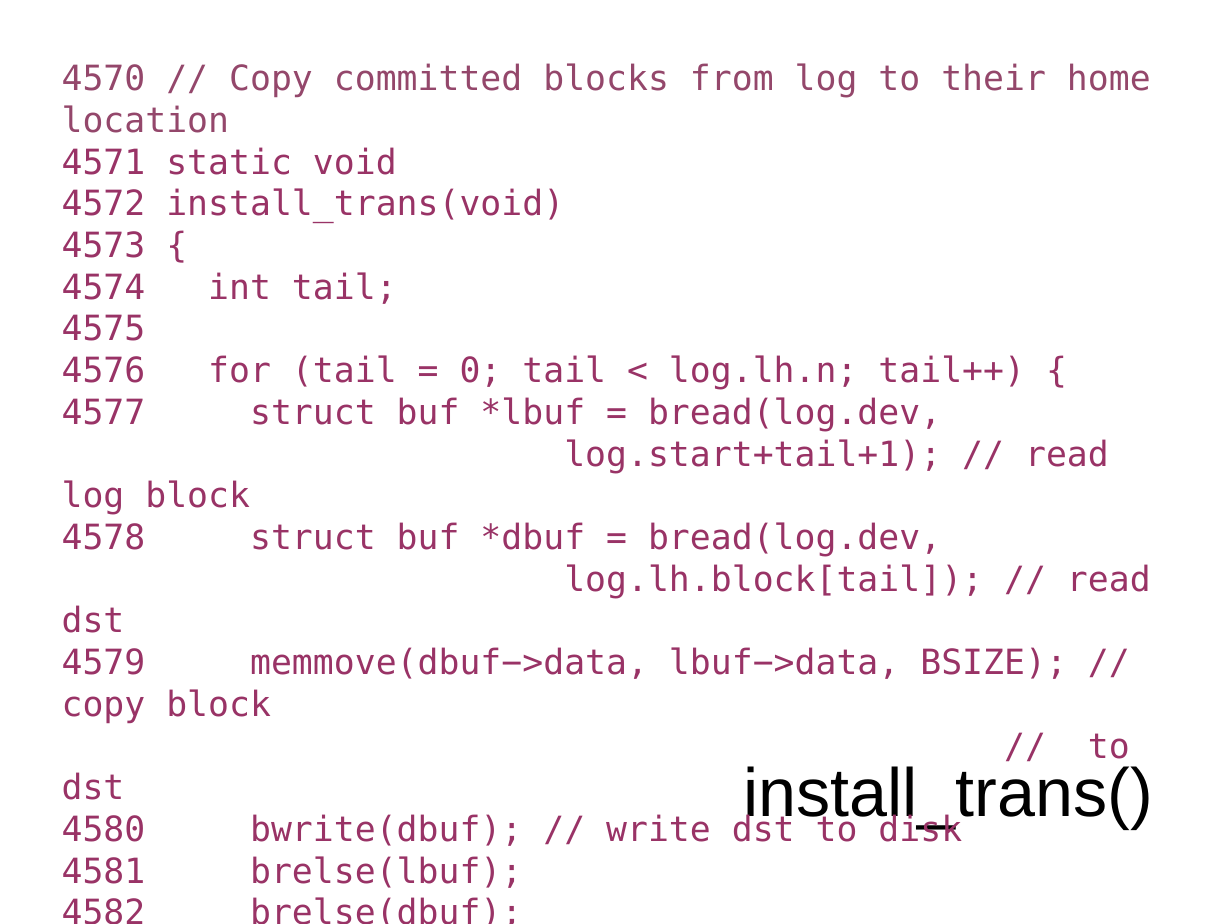
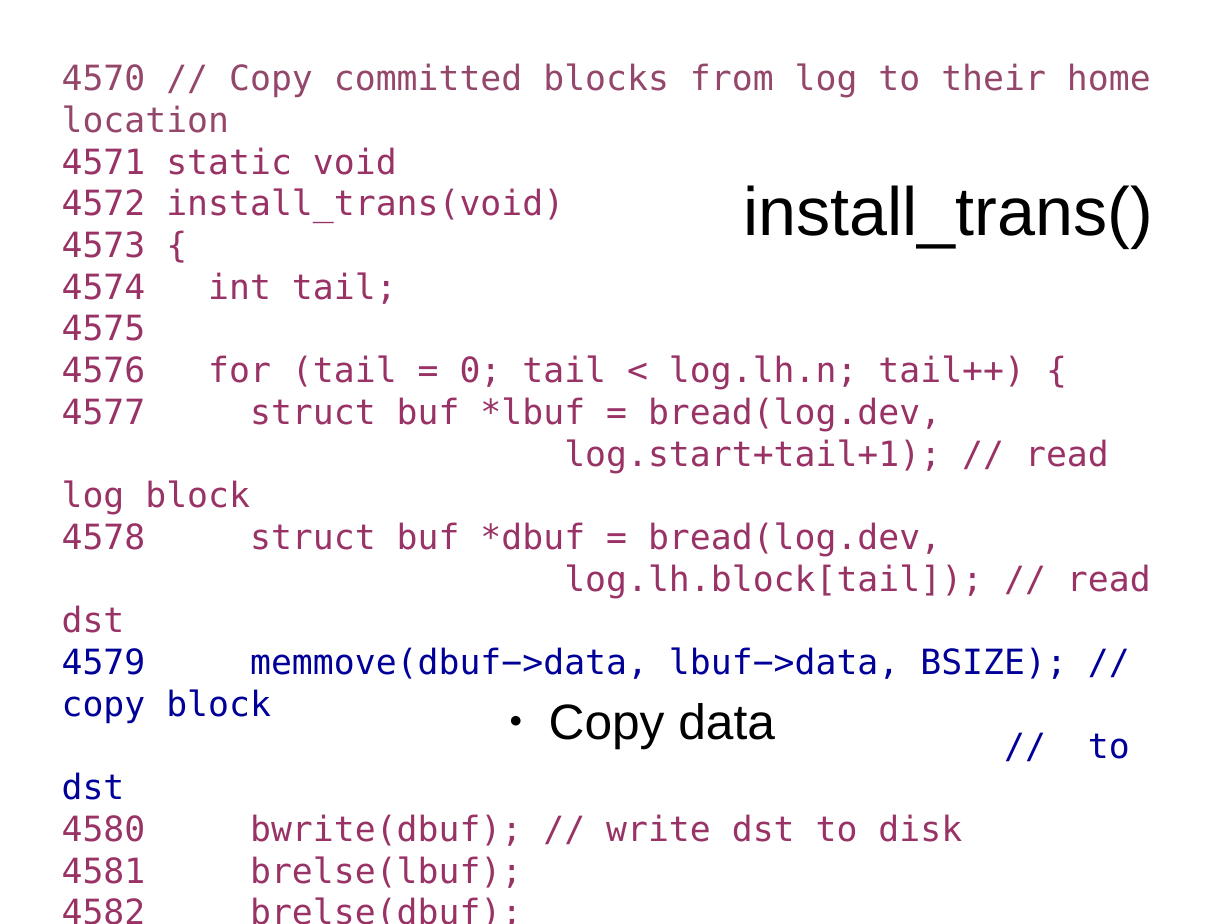
Before and after one commit to antonburtsev/cs5460, a slide deck: slide 64 of lectures/lecture16-file-system/lecture16-file-system.odp (slide 51 before the commit). Drawn at 1232x924 pixels with LibreOffice and Linux fonts; fonts in the diff are those of the drawing. Boxes give left, top, right and bottom in pixels: in the first picture for what was removed or moved away, otherwise in the second. Text is boxed around its words. In the diff, an @@ line names an element or a change of style, - is before the commit and + after.

```diff
--- a/lectures/lecture16-file-system/lecture16-file-system.odp
+++ b/lectures/lecture16-file-system/lecture16-file-system.odp
@@ title "install_trans()": place and size @@
-title "install_trans()" at <box>743,766,1153,829</box>
+title "install_trans()" at <box>743,185,1153,248</box>
@@ text at <box>62,647,1130,800</box>: text colour #993366 to #000099 in "4579 memmove(dbuf−>data, lbuf−>data, BSIZE); // copy block", "// to dst" @@
@@ text added at <box>549,703,775,749</box>, 32 pt, text #000000 @@
+● Copy data
```
Also in this commit, not shown: 7 other slides changed, 34 slides added, 2 other files.
